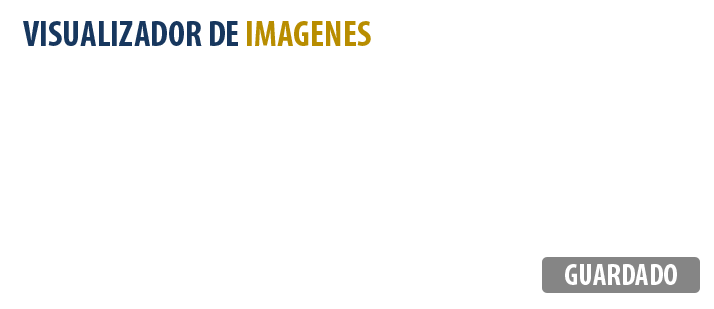
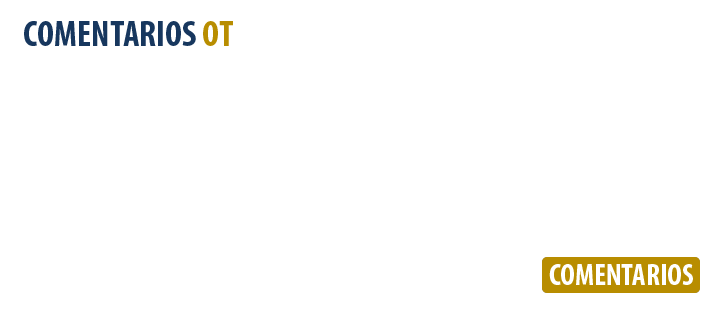
Comparing the layer stacks of the two 714 × 309 images. Changes:
showed group "boton_hover" (1st of 2) (2 layers) over [542, 257, 700, 293]
painted on "AGREGAR_HOVER" over [549, 264, 693, 285]
renamed "GUARDADO" to "COMENTARIOS", painted on it over [549, 264, 693, 285]
renamed "VISUALIZADOR DE IMAGENES" to "COMENTARIOS OT", painted on it over [23, 21, 371, 46]
